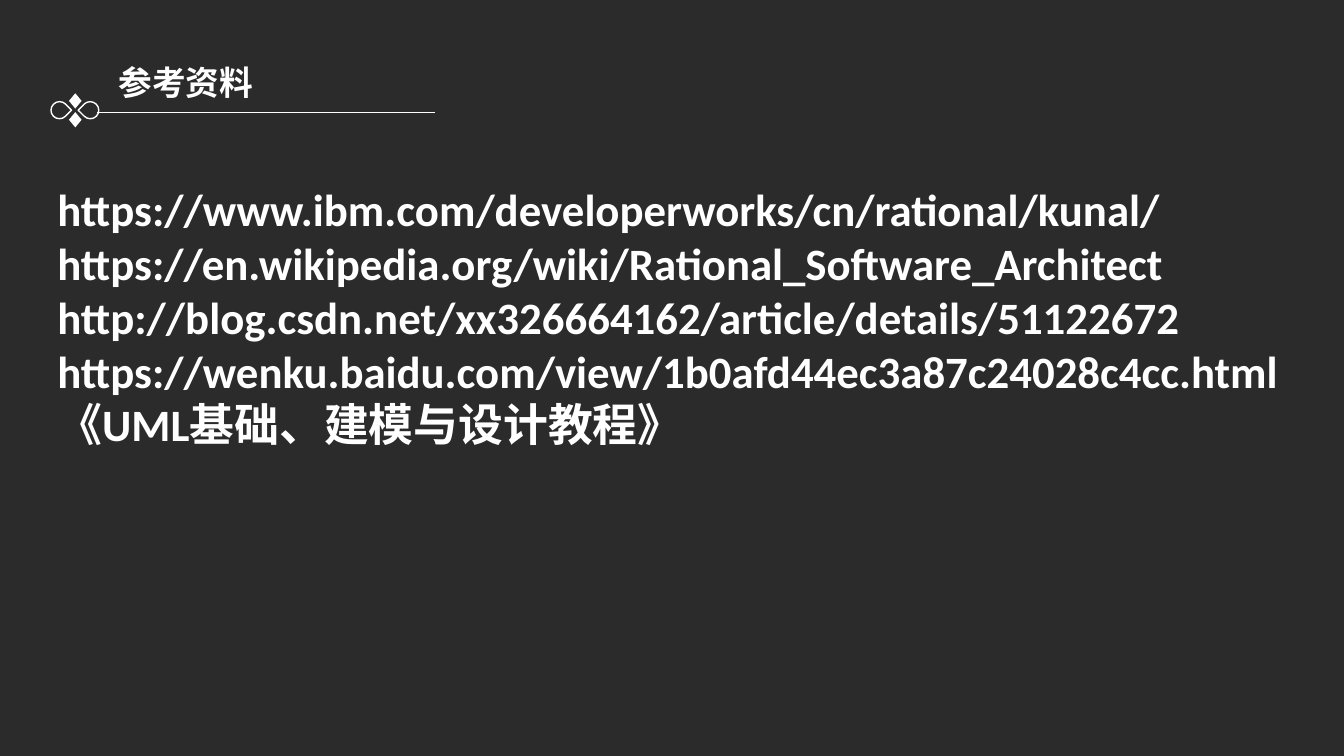
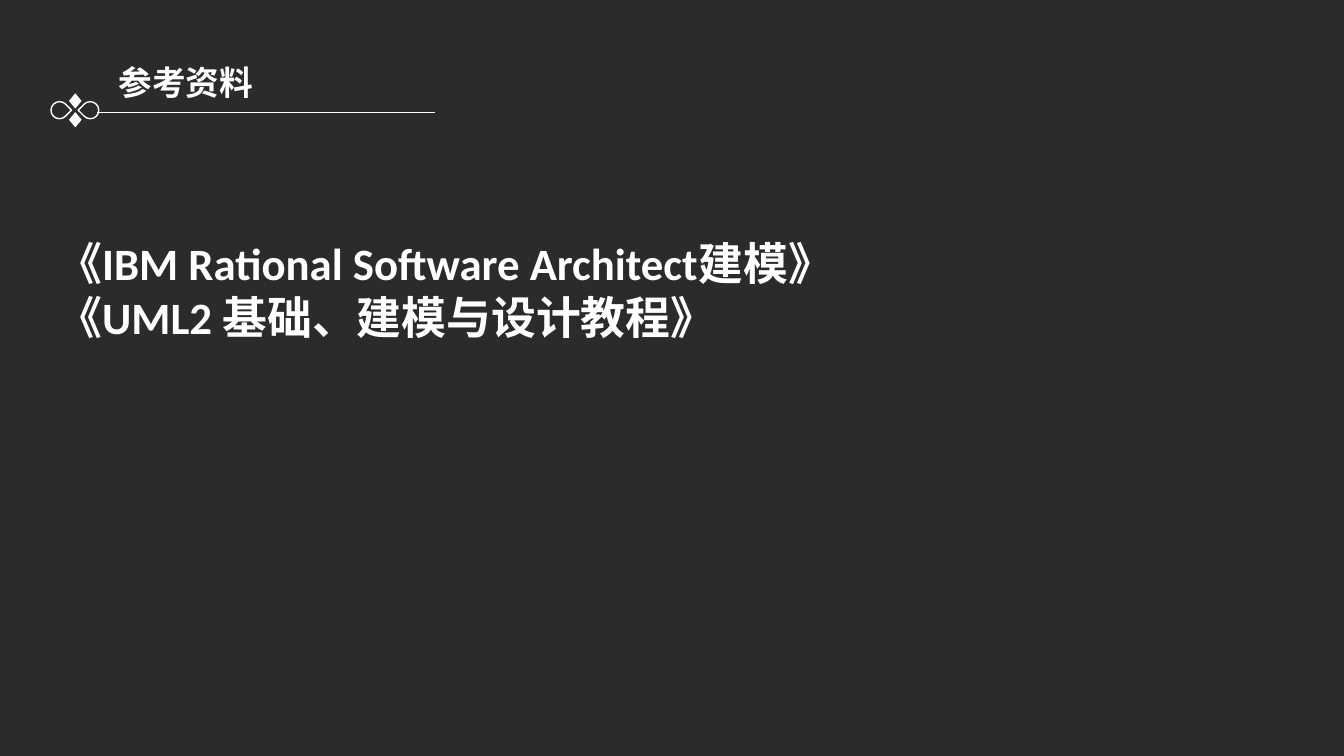
Before and after one commit to ToryXu0407/Project_yc, a slide deck: slide 23 of 翻转课堂/Rational software Architect.pptx (slide 18 before the commit). Drawn at 1344x756 pixels with LibreOffice and Linux fonts; fonts in the diff are those of the drawing; background and template pictures are left out; a plain dark background stands for a picture behind light text. Boxes give left, top, right and bottom in pixels: in the first picture for what was removed or moved away, otherwise in the second. Text is boxed around its words. In the diff, an @@ line names an element or a change of style, - is before the commit and + after.

```diff
--- a/翻转课堂/Rational software Architect.pptx
+++ b/翻转课堂/Rational software Architect.pptx
@@ text at (x1=57, y1=242, x2=833, y2=338): text changed @@
-https://www.ibm.com/developerworks/cn/rational/kunal/
-https://en.wikipedia.org/wiki/Rational_Software_Architect
-http://blog.csdn.net/xx326664162/article/details/51122672
-https://wenku.baidu.com/view/1b0afd44ec3a87c24028c4cc.html
-《UML基础、建模与设计教程》
+《IBM Rational Software Architect建模》
+《UML2 基础、建模与设计教程》
```
Also in this commit, not shown: 8 other slides changed, 8 slides added, 3 slides removed.
